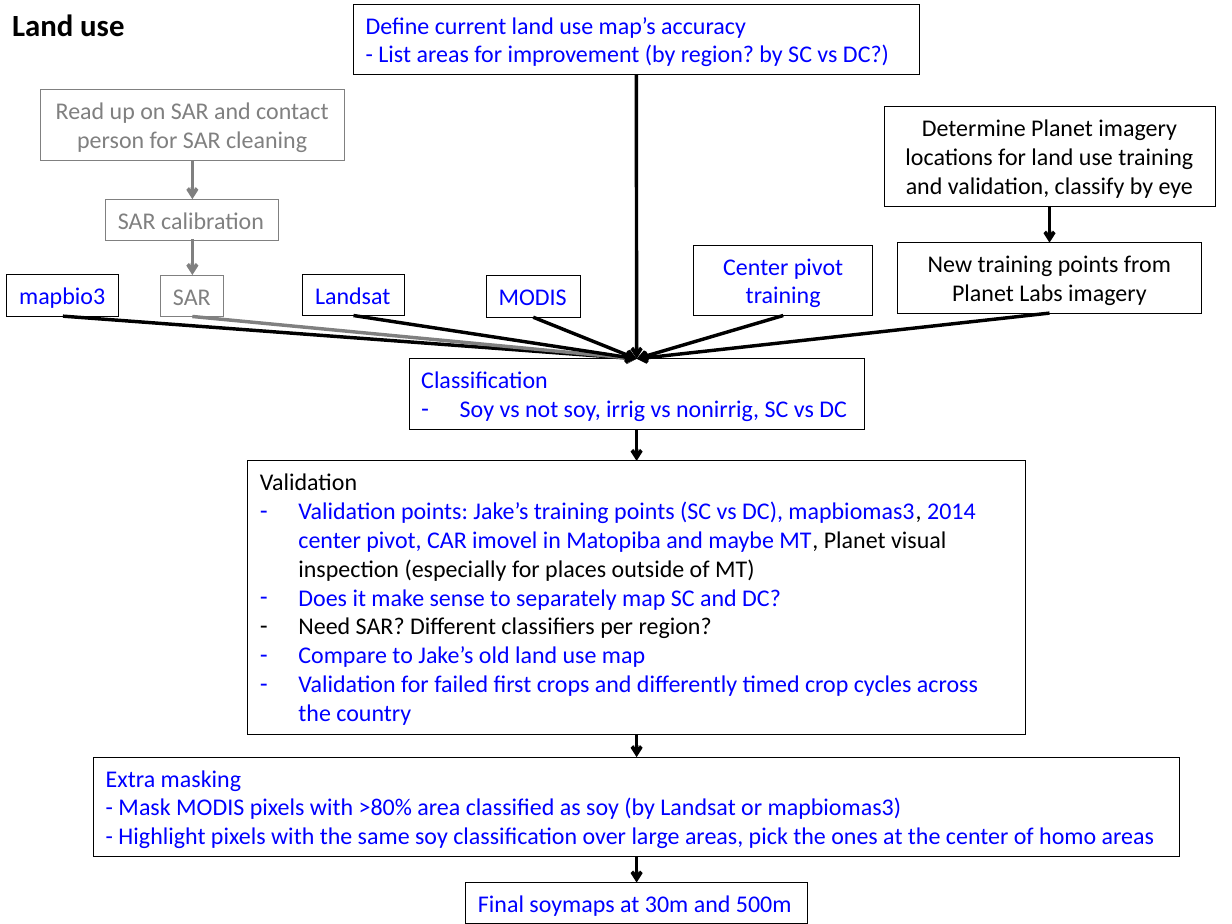
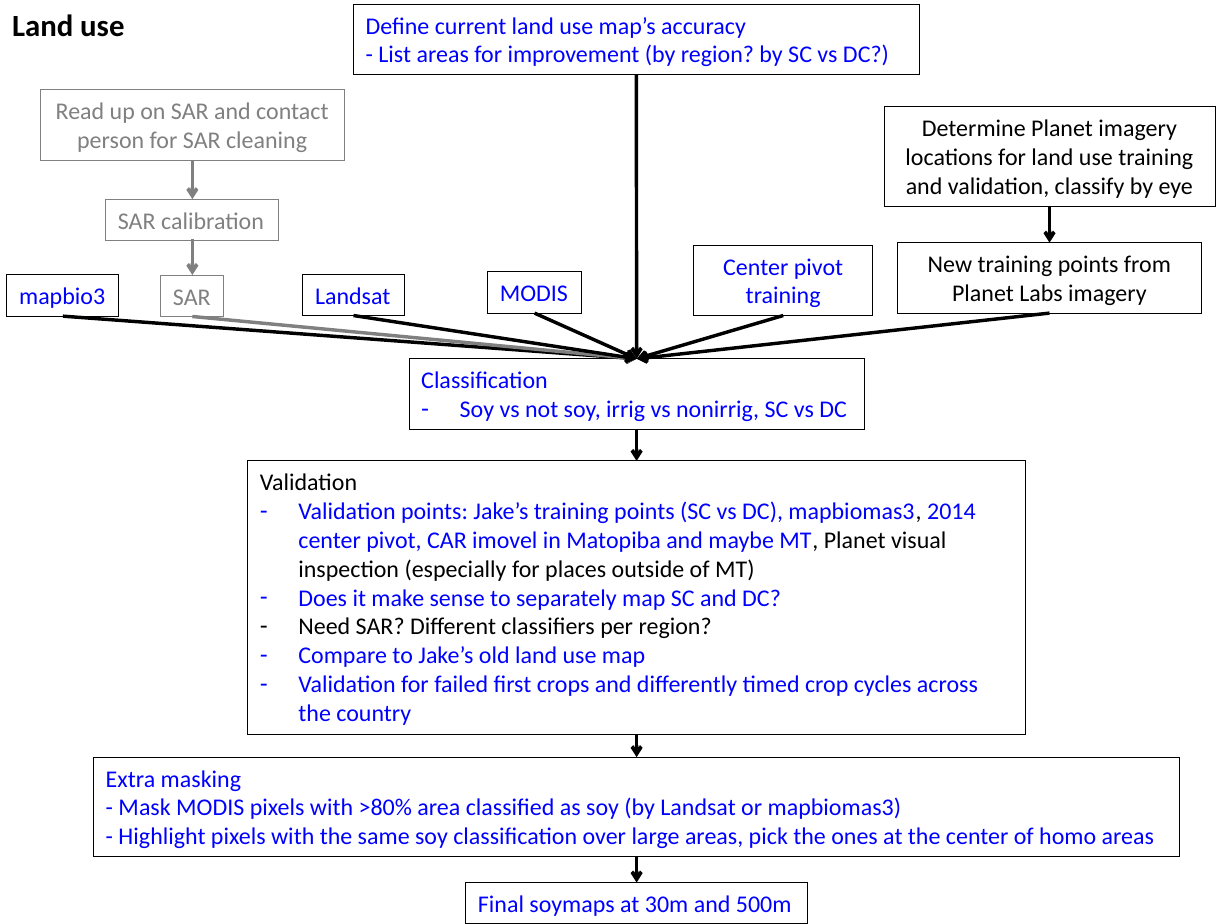
Before and after one commit to minghui-zhang/Meeting, a slide deck: slide 2 of January 19 2019.pptx. Drawn at 1232x924 pixels with LibreOffice and Linux fonts; fonts in the diff are those of the drawing. Boxes give left, top, right and bottom in pixels: in the first picture for what was removed or moved away, otherwise in the second. Text is boxed around its words. In the diff, an @@ line names an element or a change of style, - is before the commit and + after.

```diff
--- a/January 19 2019.pptx
+++ b/January 19 2019.pptx
@@ rectangle "MODIS": place and size @@
-rectangle "MODIS" at bbox=[487, 276, 580, 318]
+rectangle "MODIS" at bbox=[488, 271, 582, 313]
@@ arrow moved from (533, 318) - (637, 359) to (535, 313) - (637, 359) @@
```
Also in this commit, not shown: 3 other slides changed, 2 slides added.
